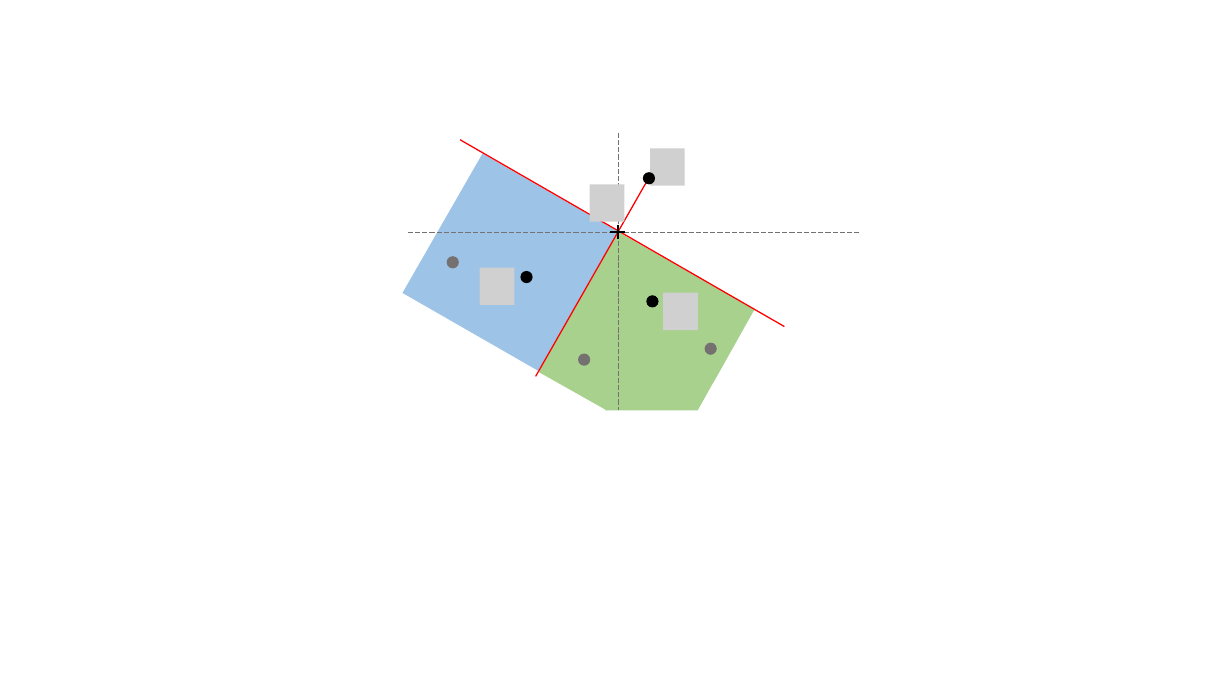
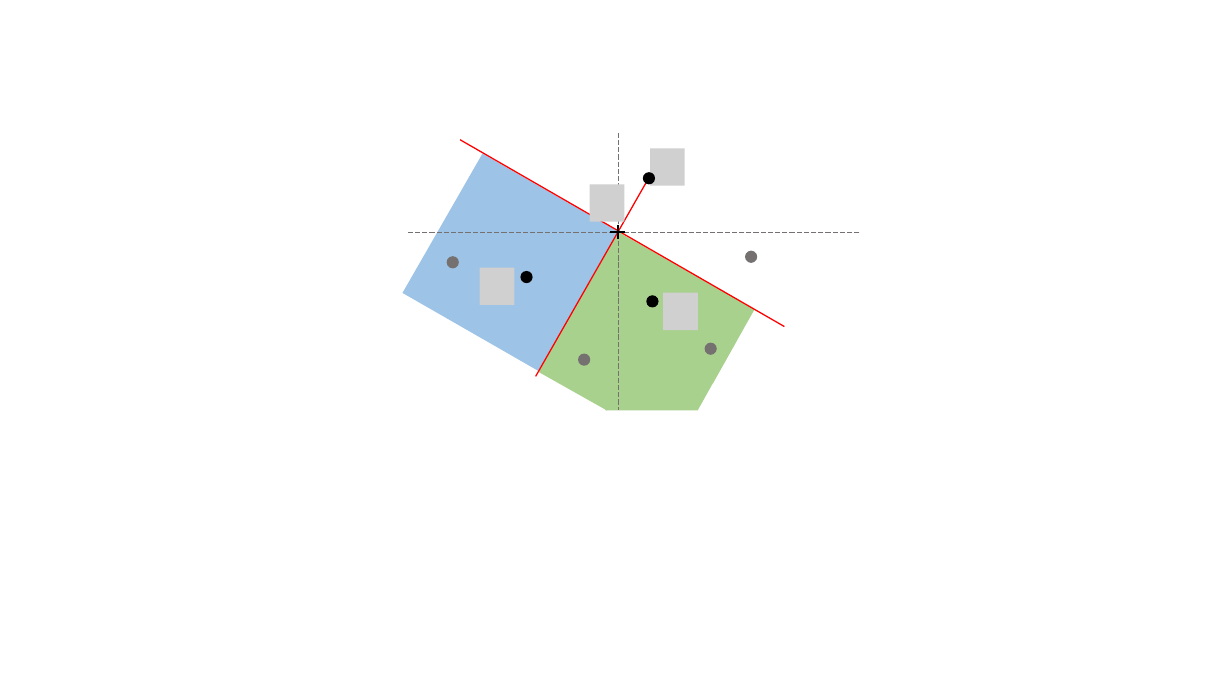
Before and after one commit to FabioTucciarone/forschungsprojekt-pumpen-demonstrator, a slide deck: slide 8 of report/Grafiken.pptx. Drawn at 1232x693 pixels with LibreOffice and Linux fonts; fonts in the diff are those of the drawing; grey boxes stand for pictures. Boxes give left, top, right and bottom in pixels: in the first picture for what was removed or moved away, otherwise in the second. Text is boxed around its words. In the diff, an @@ line names an element or a change of style, - is before the commit and + after.

```diff
--- a/report/Grafiken.pptx
+++ b/report/Grafiken.pptx
@@ ellipse added at box(746, 251, 757, 262), fill #767171, outline #767171 1 pt @@
```
Also in this commit, not shown: 3 other files.
